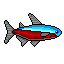
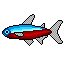
Layered file, before and after one edit (64x64). Changes by layer:
renamed "Layer" to "Color", painted on it over (3, 14, 62, 46)
added layer "Outline" above "Background" over (2, 14, 63, 46)
painted on "Background" over (2, 13, 63, 47)
